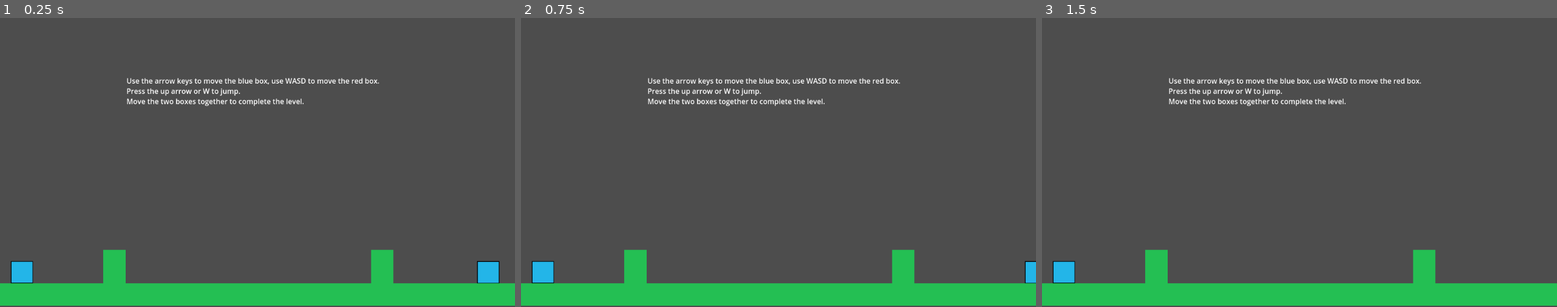
Above: before the commit, frames 1-3 (left to right).
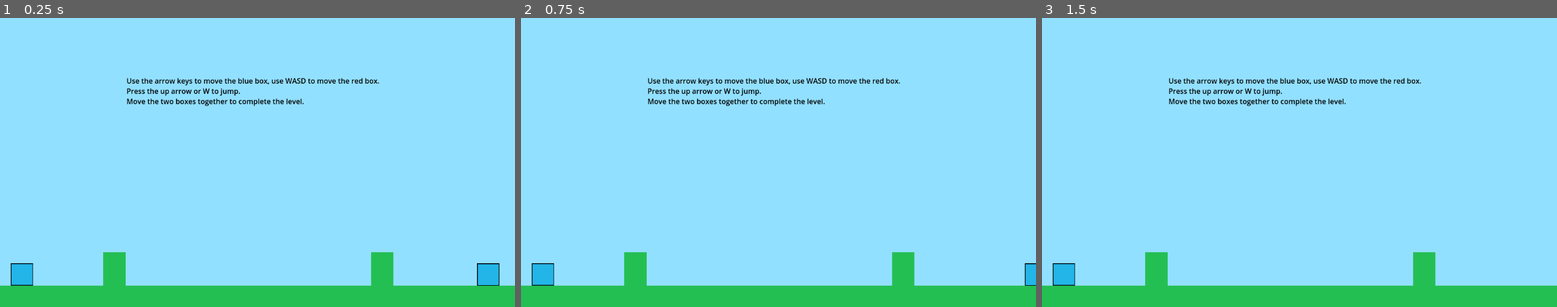
Above: after the commit, the same moments.

Repository: redguy999/Two-Boxes
Game: Godot game, scene res://level_1.tscn
The game is run twice, just before and just after one commit, with the same random seed, the same clock (stepped at 60 frames per second) and the same inputs.
Inputs:
- Up to frame 1 (0.25 s): no input
- Up to frame 2 (0.75 s): tap Enter at 0.5 s; hold Right (ui_right) from 0.53 s (still down)
- Up to frame 3 (1.5 s): keep holding Right (ui_right); tap Up at 0.77 s; tap Space at 1.25 s

The runs differ from the first frame. In frame 1, 92% of the frame differs, in the area x 0-100%, y 0-100%; in frame 2, 92%; in frame 3, 92%.

Commit message:
Adds sky background

Diff:
--- a/Main.gd
+++ b/Main.gd
@@ -16,7 +16,7 @@
 
 func nextLevel():
 	if(get_tree().current_scene.scene_file_path=="Level_3"):
-		pass#Go to Win Screen or something, just make sure line after this doesn't run once implmented.
+		return#Go to Win Screen or something, just make sure line after this doesn't run once implmented.
 		#Alternatively you just have the win screen be the last level in levelOrder
 	get_tree().change_scene_to_file(levelOrder[levelNum]+".tscn")
 
--- a/level_1.tscn
+++ b/level_1.tscn
@@ -1,10 +1,11 @@
-[gd_scene load_steps=11 format=3 uid="uid://cmqlbxc8ksxc8"]
+[gd_scene load_steps=12 format=3 uid="uid://cmqlbxc8ksxc8"]
 
 [ext_resource type="Script" path="res://Main.gd" id="1_mapki"]
 [ext_resource type="Script" path="res://SquareB.gd" id="2_yfnuh"]
 [ext_resource type="Texture2D" uid="uid://dy7vnmbuion3" path="res://Untitled.png" id="3_kilyc"]
 [ext_resource type="Texture2D" uid="uid://blgiprmrtbaep" path="res://Ground.png" id="4_rtc75"]
 [ext_resource type="Script" path="res://SquareR.gd" id="5_fswy0"]
+[ext_resource type="Texture2D" uid="uid://bbvumvrywng0n" path="res://SkyColor.png" id="6_sxhqp"]
 
 [sub_resource type="RectangleShape2D" id="RectangleShape2D_lnvhn"]
 size = Vector2(99, 99)
@@ -40,7 +41,7 @@
 texture = ExtResource("3_kilyc")
 
 [node name="floor" type="StaticBody2D" parent="World"]
-position = Vector2(1118, 1240)
+position = Vector2(1118, 1250)
 scale = Vector2(25, 1)
 collision_layer = 2
 metadata/_edit_group_ = true
@@ -52,7 +53,7 @@
 texture = ExtResource("4_rtc75")
 
 [node name="pillar1" type="StaticBody2D" parent="World"]
-position = Vector2(512, 1115)
+position = Vector2(512, 1125)
 scale = Vector2(1, 1.5)
 collision_layer = 2
 metadata/_edit_group_ = true
@@ -64,7 +65,7 @@
 texture = ExtResource("4_rtc75")
 
 [node name="pillarR" type="StaticBody2D" parent="World"]
-position = Vector2(1710, 1115)
+position = Vector2(1710, 1125)
 scale = Vector2(1, 1.5)
 collision_layer = 2
 metadata/_edit_group_ = true
@@ -92,6 +93,13 @@
 [node name="CollisionShape2D" type="CollisionShape2D" parent="World/SquareR/Area2D"]
 shape = SubResource("RectangleShape2D_ktj7q")
 
+[node name="Sky" type="Sprite2D" parent="World"]
+editor_description = "Z Index is set to -10 because it needs to be behind everthing."
+z_index = -10
+position = Vector2(1190, 695)
+scale = Vector2(24.8, 14.9)
+texture = ExtResource("6_sxhqp")
+
 [node name="GUI" type="Control" parent="."]
 layout_mode = 3
 anchors_preset = 0
@@ -105,6 +113,7 @@
 offset_top = 129.0
 offset_right = 880.0
 offset_bottom = 230.0
+theme_override_colors/default_color = Color(0, 0, 0, 1)
 text = "Use the arrow keys to move the blue box, use WASD to move the red box.
 Press the up arrow or W to jump.
 Move the two boxes together to complete the level."
--- a/level_2.tscn
+++ b/level_2.tscn
@@ -1,10 +1,11 @@
-[gd_scene load_steps=10 format=3 uid="uid://c51rextdshfd5"]
+[gd_scene load_steps=11 format=3 uid="uid://c51rextdshfd5"]
 
 [ext_resource type="Script" path="res://SquareB.gd" id="1_dfhxh"]
 [ext_resource type="Script" path="res://Main.gd" id="1_o0fd1"]
 [ext_resource type="Texture2D" uid="uid://dy7vnmbuion3" path="res://Untitled.png" id="2_brv24"]
 [ext_resource type="Texture2D" uid="uid://blgiprmrtbaep" path="res://Ground.png" id="3_jixvr"]
 [ext_resource type="Script" path="res://SquareR.gd" id="4_e7wtf"]
+[ext_resource type="Texture2D" uid="uid://bbvumvrywng0n" path="res://SkyColor.png" id="6_rwm6n"]
 
 [sub_resource type="RectangleShape2D" id="RectangleShape2D_0kj82"]
 size = Vector2(99, 99)
@@ -131,4 +132,11 @@
 [node name="Sprite2D" type="Sprite2D" parent="World/BoundaryB"]
 texture = ExtResource("3_jixvr")
 
+[node name="Sky" type="Sprite2D" parent="World"]
+editor_description = "Z Index is set to -10 because it needs to be behind everthing."
+z_index = -10
+position = Vector2(1190, 695)
+scale = Vector2(24.8, 14.9)
+texture = ExtResource("6_rwm6n")
+
 [connection signal="body_entered" from="World/SquareR/Area2D" to="." method="_on_area_2d_body_entered"]
--- a/level_3.tscn
+++ b/level_3.tscn
@@ -7,6 +7,7 @@
 [ext_resource type="Script" path="res://SquareR.gd" id="4_vrfyv"]
 [ext_resource type="Texture2D" uid="uid://3v7g61ctowr0" path="res://D&B.png" id="6_kq3jc"]
 [ext_resource type="Script" path="res://Door.gd" id="6_y325e"]
+[ext_resource type="Texture2D" uid="uid://bbvumvrywng0n" path="res://SkyColor.png" id="8_vtqna"]
 
 [sub_resource type="RectangleShape2D" id="RectangleShape2D_bn2kx"]
 size = Vector2(99, 99)
@@ -203,6 +204,13 @@
 
 [node name="Sprite2D" type="Sprite2D" parent="World/Door1"]
 texture = ExtResource("6_kq3jc")
+
+[node name="Sky" type="Sprite2D" parent="World"]
+editor_description = "Z Index is set to -10 because it needs to be behind everthing."
+z_index = -10
+position = Vector2(1190, 695)
+scale = Vector2(24.8, 14.9)
+texture = ExtResource("8_vtqna")
 
 [node name="GUI" type="Control" parent="."]
 layout_mode = 3
@@ -212,6 +220,16 @@
 offset_right = 378.0
 offset_bottom = 642.0
 
+[node name="RichTextLabel" type="RichTextLabel" parent="GUI"]
+layout_mode = 0
+offset_left = -287.0
+offset_top = -420.0
+offset_right = 154.0
+offset_bottom = -124.0
+theme_override_colors/default_color = Color(0, 0, 0, 1)
+text = "Each button will open a door while one of the boxes stands on said button."
+scroll_active = false
+
 [connection signal="body_entered" from="World/SquareR/Area2D" to="." method="_on_area_2d_body_entered"]
 [connection signal="body_entered" from="World/Button1" to="World/Door1" method="_on_button_1_body_entered"]
 [connection signal="body_exited" from="World/Button1" to="World/Door1" method="_on_button_1_body_exited"]
Binary file added: SkyColor.png
Not shown, added: SkyColor.png.import
Not shown: 1 places in level_3.tscn that only renumber resources
